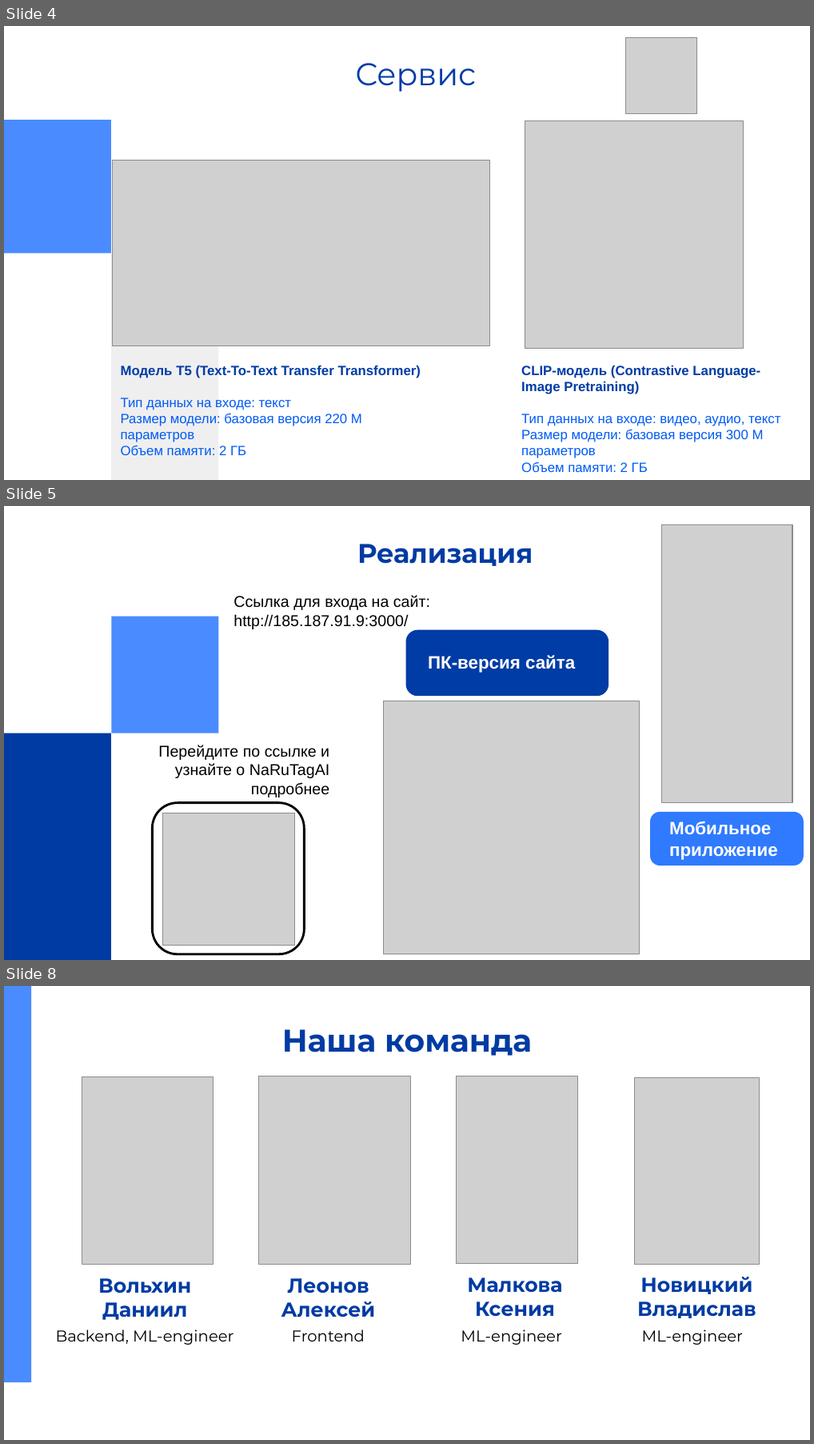
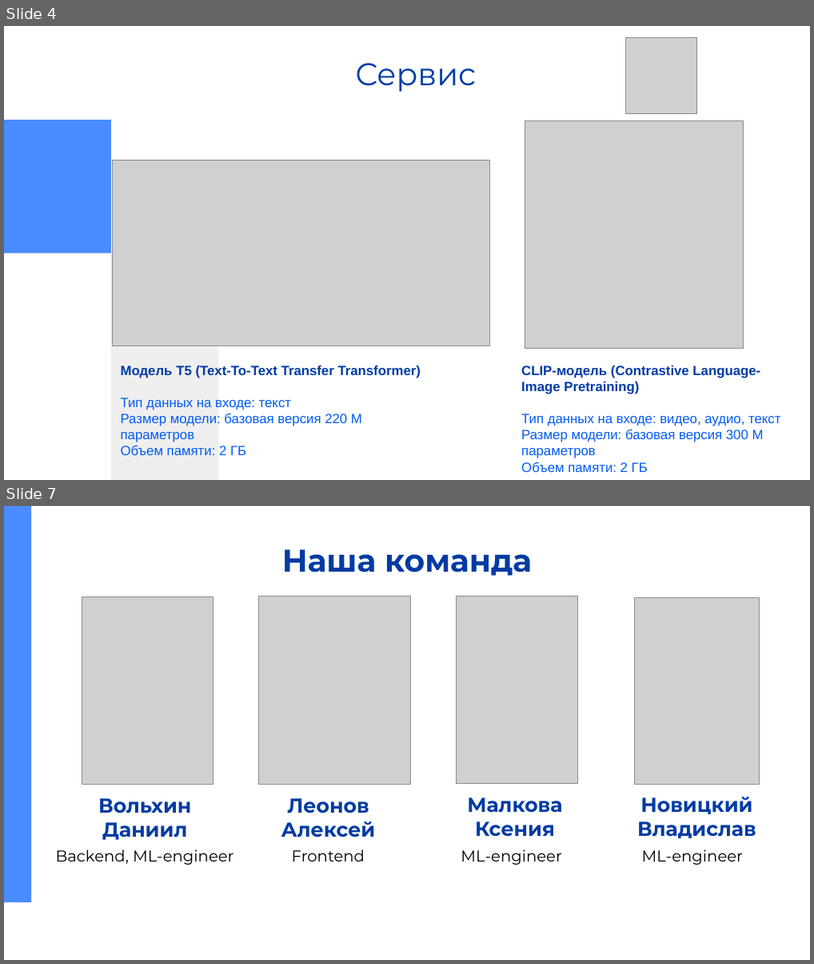
Before and after one commit to Prischli-Drink-Coffee/NaRuTagAI, a slide deck: src/images/NaRuTagAI.pptx. Shown one above the other, each under a label of ours: slides 4, 5 and 8 before the commit, slides 4 and 7 after it; the slides between them are not shown. The pictures are 814x1444 and 814x964 pixels, drawn with LibreOffice and Linux fonts; fonts in the diff are those of the drawing; grey boxes stand for pictures. Boxes give left, top, right and bottom in pixels: in the first picture for what was removed or moved away, otherwise in the second. Text is boxed around its words. In the diff, an @@ line names an element or a change of style, - is before the commit and + after.

```diff
--- a/src/images/NaRuTagAI.pptx
+++ b/src/images/NaRuTagAI.pptx
@@ slide 5 removed at <box>4,506,810,960</box>, background #FFFFFF @@
@@ picture removed at <box>662,524,794,802</box> @@
@@ title removed at <box>358,544,533,566</box> @@
-Реализация
@@ text removed at <box>234,595,430,629</box> @@
-Ссылка для входа на сайт:
-http://185.187.91.9:3000/
@@ rectangle removed at <box>111,616,218,732</box> @@
@@ rounded rectangle removed at <box>407,631,608,695</box> @@
@@ text removed at <box>428,655,575,672</box> @@
-ПК-версия сайта
@@ picture removed at <box>384,701,640,953</box> @@
@@ rectangle removed at <box>4,732,111,959</box> @@
@@ subtitle removed at <box>158,744,330,797</box> @@
-Перейдите по ссылке и узнайте о NaRuTagAI подробнее
@@ rounded rectangle removed at <box>152,803,305,954</box> @@
@@ picture removed at <box>163,812,295,944</box> @@
@@ rounded rectangle removed at <box>651,812,803,864</box> @@
@@ text removed at <box>670,820,778,860</box> @@
-Мобильное приложение
@@ what was slide 8 is now slide 7 @@
```
Also in this commit, not shown: 1 slide changed, 1 slide added, 1 other slide removed, 18 other files.
